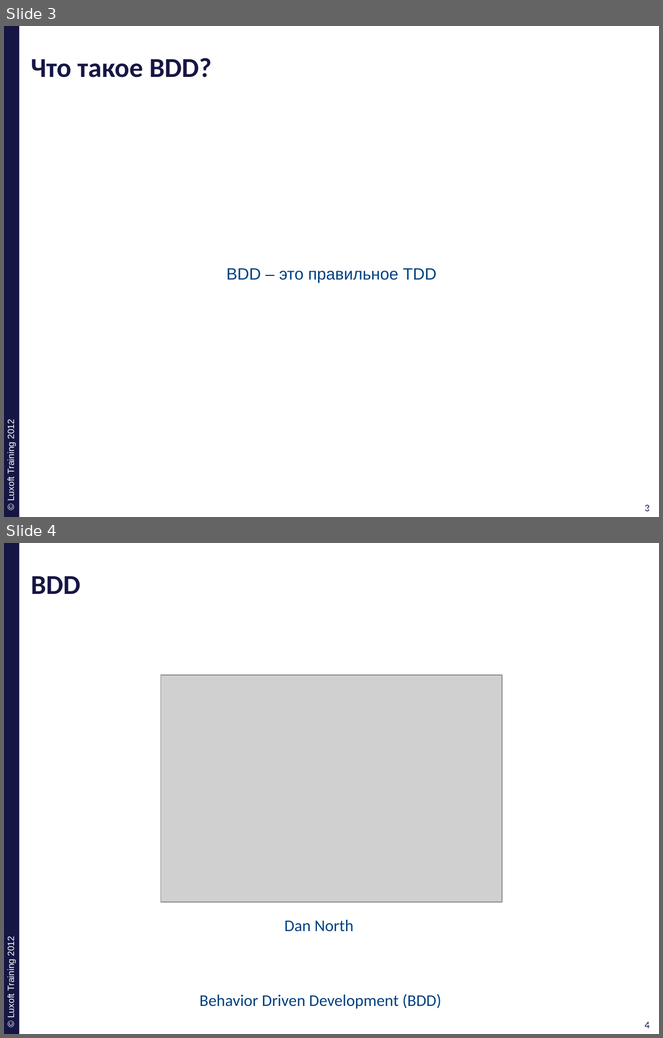
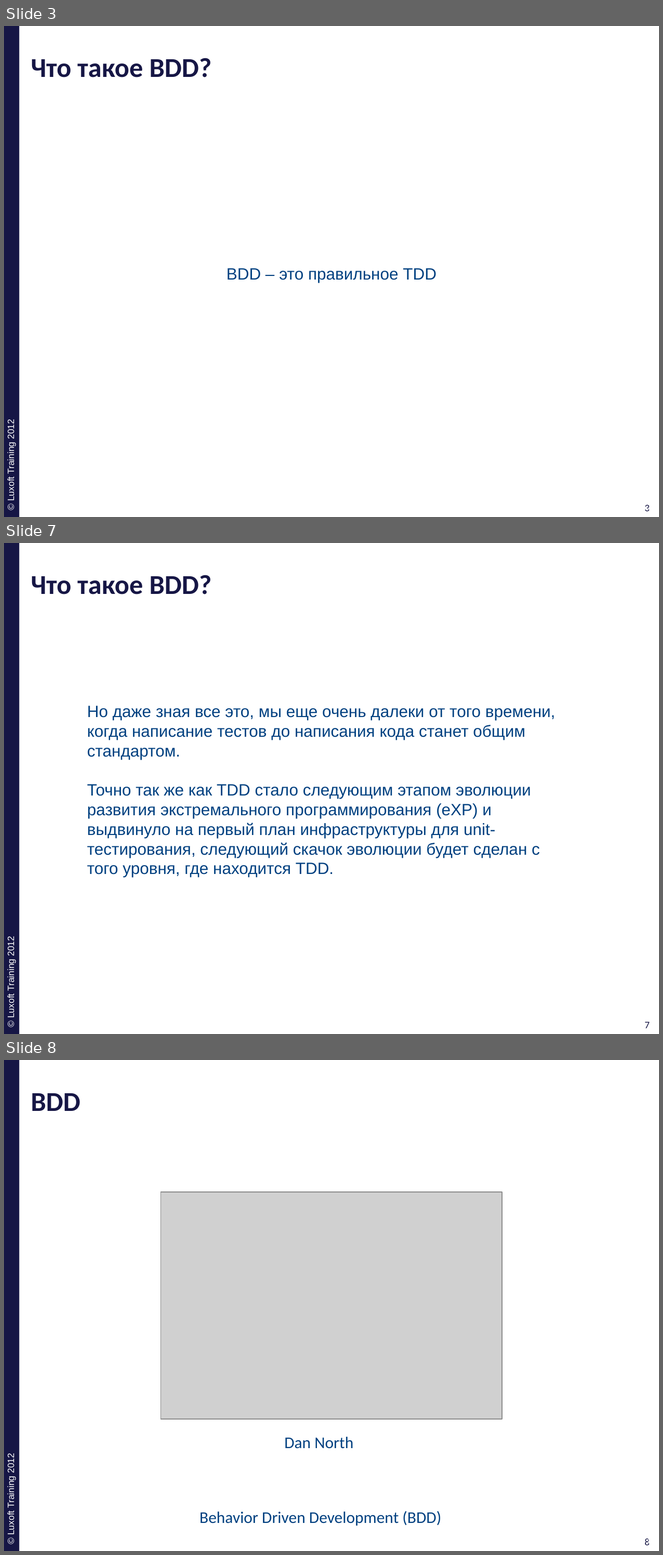
Before and after one commit to ivan-dyachenko/Trainings, a slide deck: Test Driven Development/materials/pptx/7. TDD-BDD.pptx. Shown one above the other, each under a label of ours: slides 3 and 4 before the commit, slides 3, 7 and 8 after it; the slides between them are not shown. The pictures are 663x1038 and 663x1555 pixels, drawn with LibreOffice and Linux fonts; fonts in the diff are those of the drawing; grey boxes stand for pictures; background and template pictures are left out. Boxes give left, top, right and bottom in pixels: in the first picture for what was removed or moved away, otherwise in the second. Text is boxed around its words. In the diff, an @@ line names an element or a change of style, - is before the commit and + after.

```diff
--- a/Test Driven Development/materials/pptx/7. TDD-BDD.pptx
+++ b/Test Driven Development/materials/pptx/7. TDD-BDD.pptx
@@ slide 7 added at (x1=4, y1=543, x2=659, y2=1034), background #FFFFFF; not listed: 4 template elements that a slide beside it also shows @@
@@ title added at (x1=31, y1=575, x2=212, y2=594), 30 pt, text #161645, bold @@
+Что такое BDD?
@@ text added at (x1=87, y1=706, x2=556, y2=877), 18 pt, text #004080 @@
+Но даже зная все это, мы еще очень далеки от того времени, когда написание тестов до написания кода станет общим стандартом.
+Точно так же как TDD стало следующим этапом эволюции развития экстремального программирования (eXP) и выдвинуло на первый план инфраструктуры для unit-тестирования, следующий скачок эволюции будет сделан с того уровня, где находится TDD.
@@ what was slide 4 is now slide 8 @@
@@ page number at (x1=645, y1=1539, x2=650, y2=1546): text changed @@
-4
+8
@@ page number at (x1=648, y1=1539, x2=653, y2=1546): text changed @@
-4
+8
```
Also in this commit, not shown: 4 other slides added, 5 other files.
